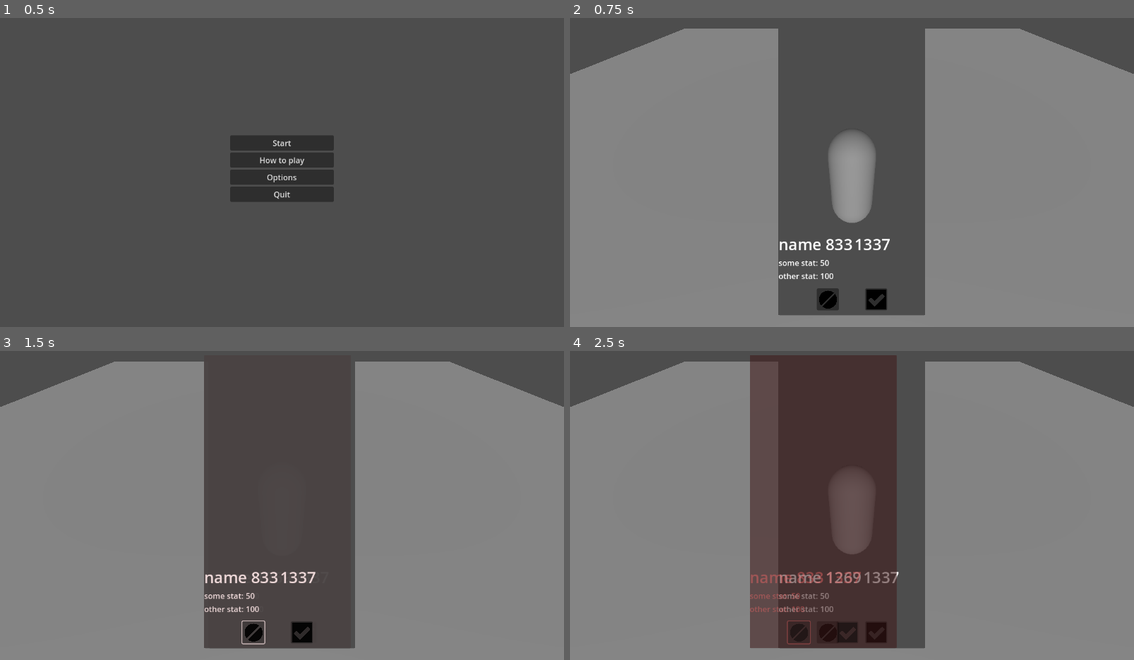
Above: before the commit, frames 1-4 (two rows, left to right).
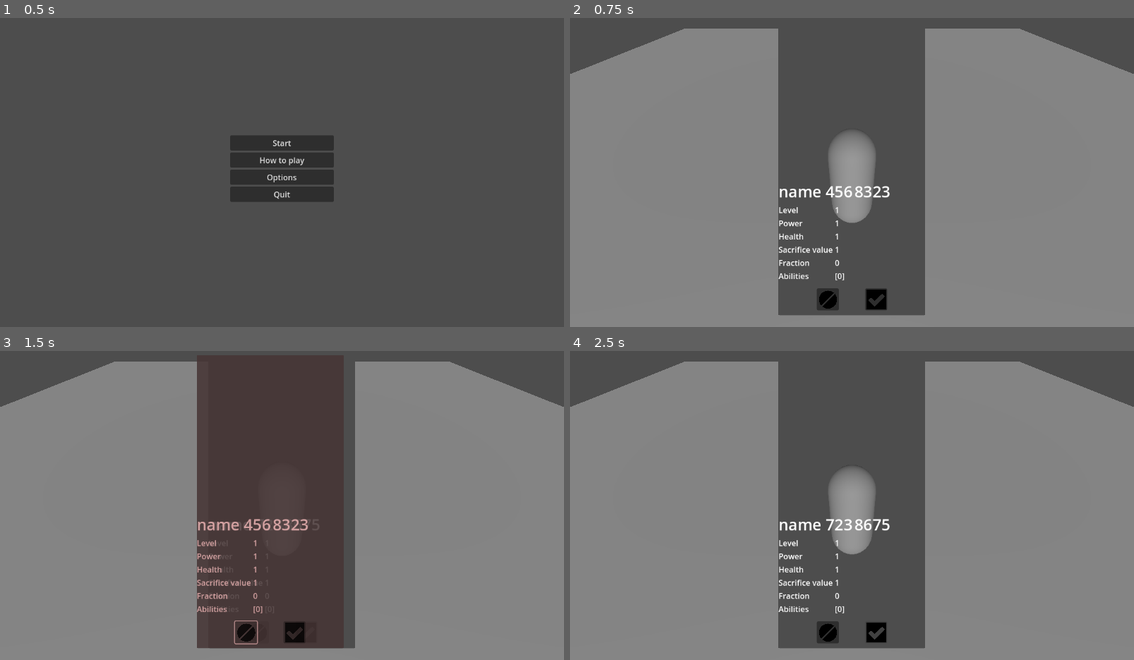
Above: after the commit, the same moments.

Repository: gams-n-such/LD55
Game: Godot game, scene res://Menu/main_menu.tscn
Two runs of this game, one before a commit and one after it. Both use one fixed random seed, a clock stepped at 60 frames per second and the inputs below.
Inputs (mouse positions are in pixels of both pictures, inside the frame that each line leads up to):
- Up to frame 1 (0.5 s): no input
- Up to frame 2 (0.75 s): click "Start" at 0.5 s
- Up to frame 3 (1.5 s): click (259, 632) at 1.25 s
- Up to frame 4 (2.5 s): click (874, 632) at 2 s

Frame 1 is identical in both runs. In frame 2, 1.1% of the frame differs, in the area x 36-57%, y 54-85%; in frame 3, 2.7%; in frame 4, 24%, in the area x 31-59%, y 1-97%.

Commit message:
small changes to demon_card

Diff:
--- a/Demon_assets/Demon.gd
+++ b/Demon_assets/Demon.gd
@@ -6,13 +6,14 @@
 enum Abilities {none}
 
 # Demon stats
-var LEVEL := 1.0
-var POWER := randf_range(10.0, 50.0)
-var HEALTH := randf_range(100.0, 500.0)
-var SACRIFICE_VALUE := randi_range(0, 100)
-var NAME := "name " + str(randi_range(0, 2048))
-var FRACTION := Fraction.none
-var ABILITIES := [Abilities.none]
+var STATS := {
+	"Level" : 1,
+	"Power" : 1,
+	"Health" : 1,
+	"Sacrifice value" : 0,
+	"Fraction" : Fraction.none,
+	"Abilities" : [Abilities.none]
+}
 
 # Demon requirements
 var LEGION_POWER := 0.0
@@ -21,9 +22,18 @@
 var UNDESIREABLE_FRACTIONS := [Fraction.none]
 
 # Global variables
+@export var NAME := "name " + str(randi_range(0, 2048))
 @export var SPEED := 15.0
 @export var GRAVITY := ProjectSettings.get_setting("physics/3d/default_gravity") as float
-@export var is_active := false
+@export var IS_ACTIVE := false
+
+func _init(level : int = 1, power : int = 1, health : int = 1, sacrifice_value : int = 1, fraction := Fraction.none, abilities := [Abilities.none]):
+	STATS["Level"] = level
+	STATS["Power"] = power
+	STATS["Health"] = health
+	STATS["Sacrifice value"] = sacrifice_value
+	STATS["Fraction"] = fraction
+	STATS["Abilities"] = abilities
 
 func _physics_process(delta):
 	# movement
@@ -31,7 +41,7 @@
 
 	placeholder_animation(delta)
 
-	if is_active:
+	if IS_ACTIVE:
 		move_in_direction(input_dir, delta)
 
 func move_in_direction(input_dir : Vector2, delta : float):
--- a/Demon_assets/demon_card.gd
+++ b/Demon_assets/demon_card.gd
@@ -6,22 +6,38 @@
 signal declined(from : Demon_card)
 
 @onready var demon = load("res://Demon_assets/Demon.tscn").instantiate()
-# Called when the node enters the scene tree for the first time.
+@onready var ANIMATION_DURATION := 0.75
+
 func _ready():
-	$PanelContainer/Info_vbox/Name_age_vbox/name.text = demon.NAME
-	$PanelContainer/SubViewportContainer/SubViewport.add_child(demon)
-	demon.position = $PanelContainer/SubViewportContainer/SubViewport/Camera3D.position - Vector3(0, 1, 2)
+	# add demon to subviewport for preview
+	%SubViewport.add_child(demon)
+	demon.position = %Camera3D.position - Vector3(0, 1, 2)
+
+	# set name and age
+	%name.text = demon.NAME
+	%age.text = str(randi_range(100, 9999))
+
+	# set stats
+	var stats_grid := %stats_grid
+	for stat_name in demon.STATS:
+		var stat_name_label := Label.new()
+		var stat_value_label := Label.new()
+		stat_name_label.text = stat_name
+		stat_value_label.text = str(demon.STATS[stat_name])
+		stats_grid.add_child(stat_name_label)
+		stats_grid.add_child(stat_value_label)
+
+	# connect to button presses
 	connect_signals()
-	pass
 
 func on_accept_pressed():
-	$PanelContainer/SubViewportContainer/SubViewport.remove_child(demon)
+	%SubViewport.remove_child(demon)
 	disconnect_signals()
 	accepted.emit(self)
 	animate_and_free(true)
 
 func on_decline_pressed():
-	$PanelContainer/SubViewportContainer/SubViewport.remove_child(demon)
+	%SubViewport.remove_child(demon)
 	disconnect_signals()
 	declined.emit(self)
 	animate_and_free(false)
@@ -30,17 +46,17 @@
 	var alpha_tween = get_tree().create_tween()
 	var pos_tween = get_tree().create_tween()
 	if accepted == true:
-		alpha_tween.tween_property($PanelContainer, "modulate", Color(Color.GREEN, 0.0), 2.0)
-		pos_tween.tween_property($PanelContainer, "position", $PanelContainer.position + Vector2(100, 0), 2.0)
+		alpha_tween.tween_property($PanelContainer, "modulate", Color(Color.GREEN, 0.0), ANIMATION_DURATION)
+		pos_tween.tween_property($PanelContainer, "position", $PanelContainer.position + Vector2(100, 0), ANIMATION_DURATION)
 	else:
-		alpha_tween.tween_property($PanelContainer, "modulate", Color(Color.RED, 0.0), 2.0)
-		pos_tween.tween_property($PanelContainer, "position", $PanelContainer.position + Vector2(-100, 0), 2.0)
+		alpha_tween.tween_property($PanelContainer, "modulate", Color(Color.RED, 0.0), ANIMATION_DURATION)
+		pos_tween.tween_property($PanelContainer, "position", $PanelContainer.position + Vector2(-100, 0), ANIMATION_DURATION)
 	pos_tween.tween_callback(queue_free)
 
 func connect_signals():
-	$PanelContainer/Info_vbox/MarginContainer3/HBoxContainer/MarginContainer2/accept.pressed.connect(on_accept_pressed)
-	$PanelContainer/Info_vbox/MarginContainer3/HBoxContainer/MarginContainer/decline.pressed.connect(on_decline_pressed)
+	%accept.pressed.connect(on_accept_pressed)
+	%decline.pressed.connect(on_decline_pressed)
 
 func disconnect_signals():
-	$PanelContainer/Info_vbox/MarginContainer3/HBoxContainer/MarginContainer2/accept.pressed.disconnect(on_accept_pressed)
-	$PanelContainer/Info_vbox/MarginContainer3/HBoxContainer/MarginContainer/decline.pressed.disconnect(on_decline_pressed)
+	%accept.pressed.disconnect(on_accept_pressed)
+	%decline.pressed.disconnect(on_decline_pressed)
--- a/Demon_assets/demon_card.tscn
+++ b/Demon_assets/demon_card.tscn
@@ -28,12 +28,14 @@
 layout_mode = 2
 
 [node name="SubViewport" type="SubViewport" parent="PanelContainer/SubViewportContainer"]
+unique_name_in_owner = true
 own_world_3d = true
 handle_input_locally = false
 size = Vector2i(300, 600)
 render_target_update_mode = 4
 
 [node name="Camera3D" type="Camera3D" parent="PanelContainer/SubViewportContainer/SubViewport"]
+unique_name_in_owner = true
 transform = Transform3D(1, 0, 0, 0, 0.939693, 0.34202, 0, -0.34202, 0.939693, 0, 0, 0)
 keep_aspect = 0
 
@@ -47,70 +49,50 @@
 expand_mode = 4
 stretch_mode = 6
 
-[node name="Info_vbox" type="VBoxContainer" parent="PanelContainer"]
+[node name="info_vbox" type="VBoxContainer" parent="PanelContainer"]
 layout_direction = 2
 layout_mode = 2
 alignment = 2
 
-[node name="Name_age_vbox" type="HBoxContainer" parent="PanelContainer/Info_vbox"]
+[node name="name_age_vbox" type="HBoxContainer" parent="PanelContainer/info_vbox"]
 layout_mode = 2
 
-[node name="name" type="Label" parent="PanelContainer/Info_vbox/Name_age_vbox"]
+[node name="name" type="Label" parent="PanelContainer/info_vbox/name_age_vbox"]
+unique_name_in_owner = true
 layout_mode = 2
 theme_override_font_sizes/font_size = 32
 text = "Name"
 
-[node name="age" type="Label" parent="PanelContainer/Info_vbox/Name_age_vbox"]
+[node name="age" type="Label" parent="PanelContainer/info_vbox/name_age_vbox"]
+unique_name_in_owner = true
 layout_mode = 2
 theme_override_font_sizes/font_size = 32
 text = "1337"
 
-[node name="Stats_grid" type="GridContainer" parent="PanelContainer/Info_vbox"]
+[node name="stats_grid" type="GridContainer" parent="PanelContainer/info_vbox"]
+unique_name_in_owner = true
 layout_mode = 2
 columns = 2
 
-[node name="stat_1" type="Label" parent="PanelContainer/Info_vbox/Stats_grid"]
-layout_mode = 2
-text = "some stat:
-"
-
-[node name="stat_value_1" type="Label" parent="PanelContainer/Info_vbox/Stats_grid"]
-layout_mode = 2
-text = "50
-"
-
-[node name="stat_2" type="Label" parent="PanelContainer/Info_vbox/Stats_grid"]
-layout_mode = 2
-text = "other stat:"
-
-[node name="stat_value_2" type="Label" parent="PanelContainer/Info_vbox/Stats_grid"]
-layout_mode = 2
-text = "100
-"
-
-[node name="Buttons_grid" type="Panel" parent="PanelContainer/Info_vbox"]
-visible = false
-custom_minimum_size = Vector2(35.96, 170.46)
-layout_mode = 2
-
-[node name="MarginContainer3" type="MarginContainer" parent="PanelContainer/Info_vbox"]
+[node name="margin_3" type="MarginContainer" parent="PanelContainer/info_vbox"]
 layout_mode = 2
 theme_override_constants/margin_top = 10
 theme_override_constants/margin_bottom = 10
 
-[node name="HBoxContainer" type="HBoxContainer" parent="PanelContainer/Info_vbox/MarginContainer3"]
+[node name="HBoxContainer" type="HBoxContainer" parent="PanelContainer/info_vbox/margin_3"]
 layout_mode = 2
 alignment = 1
 
-[node name="MarginContainer" type="MarginContainer" parent="PanelContainer/Info_vbox/MarginContainer3/HBoxContainer"]
+[node name="margin_1" type="MarginContainer" parent="PanelContainer/info_vbox/margin_3/HBoxContainer"]
 layout_mode = 2
 theme_override_constants/margin_right = 25
 
-[node name="decline" type="Button" parent="PanelContainer/Info_vbox/MarginContainer3/HBoxContainer/MarginContainer"]
+[node name="decline" type="Button" parent="PanelContainer/info_vbox/margin_3/HBoxContainer/margin_1"]
+unique_name_in_owner = true
 custom_minimum_size = Vector2(45, 45)
 layout_mode = 2
 
-[node name="TextureRect" type="TextureRect" parent="PanelContainer/Info_vbox/MarginContainer3/HBoxContainer/MarginContainer/decline"]
+[node name="decline_texture" type="TextureRect" parent="PanelContainer/info_vbox/margin_3/HBoxContainer/margin_1/decline"]
 layout_mode = 1
 anchors_preset = 8
 anchor_left = 0.5
@@ -126,15 +108,16 @@
 texture = ExtResource("3_dml05")
 expand_mode = 2
 
-[node name="MarginContainer2" type="MarginContainer" parent="PanelContainer/Info_vbox/MarginContainer3/HBoxContainer"]
+[node name="margin_2" type="MarginContainer" parent="PanelContainer/info_vbox/margin_3/HBoxContainer"]
 layout_mode = 2
 theme_override_constants/margin_left = 25
 
-[node name="accept" type="Button" parent="PanelContainer/Info_vbox/MarginContainer3/HBoxContainer/MarginContainer2"]
+[node name="accept" type="Button" parent="PanelContainer/info_vbox/margin_3/HBoxContainer/margin_2"]
+unique_name_in_owner = true
 custom_minimum_size = Vector2(45, 45)
 layout_mode = 2
 
-[node name="TextureRect" type="TextureRect" parent="PanelContainer/Info_vbox/MarginContainer3/HBoxContainer/MarginContainer2/accept"]
+[node name="accept_texture" type="TextureRect" parent="PanelContainer/info_vbox/margin_3/HBoxContainer/margin_2/accept"]
 layout_mode = 1
 anchors_preset = 8
 anchor_left = 0.5
--- a/Demon_assets/demon_manager.gd
+++ b/Demon_assets/demon_manager.gd
@@ -1,10 +1,13 @@
 extends CanvasLayer
 
+# for debugging
 var accepted_names = []
 var declined_names = []
+
+# global variables
+var accepted_demons = []
 var cards_stack = []
 
-# Called when the node enters the scene tree for the first time.
 func _ready():
 	for i in 5:
 		cards_stack.push_back(load("res://Demon_assets/demon_card.tscn").instantiate())
@@ -31,6 +34,7 @@
 
 func on_card_accepted(card : Demon_card):
 	accepted_names.push_back(card.demon.NAME)
+	accepted_demons.push_back(card.demon)
 	reset_current_card()
 	Game.player_state.player_legion.add_demon(card.demon)
 	pass
--- a/Levels/sandbox.tscn
+++ b/Levels/sandbox.tscn
@@ -41,6 +41,5 @@
 
 [node name="Demon" parent="." instance=ExtResource("1_7luf4")]
 transform = Transform3D(1, 0, 0, 0, 1, 0, 0, 0, 1, 0, 1.48497, 0)
-is_active = true
 
 [node name="Demon_manager" parent="." instance=ExtResource("2_yy123")]
Not shown: 1 places in Demon_assets/demon_manager.tscn that only renumber resources
